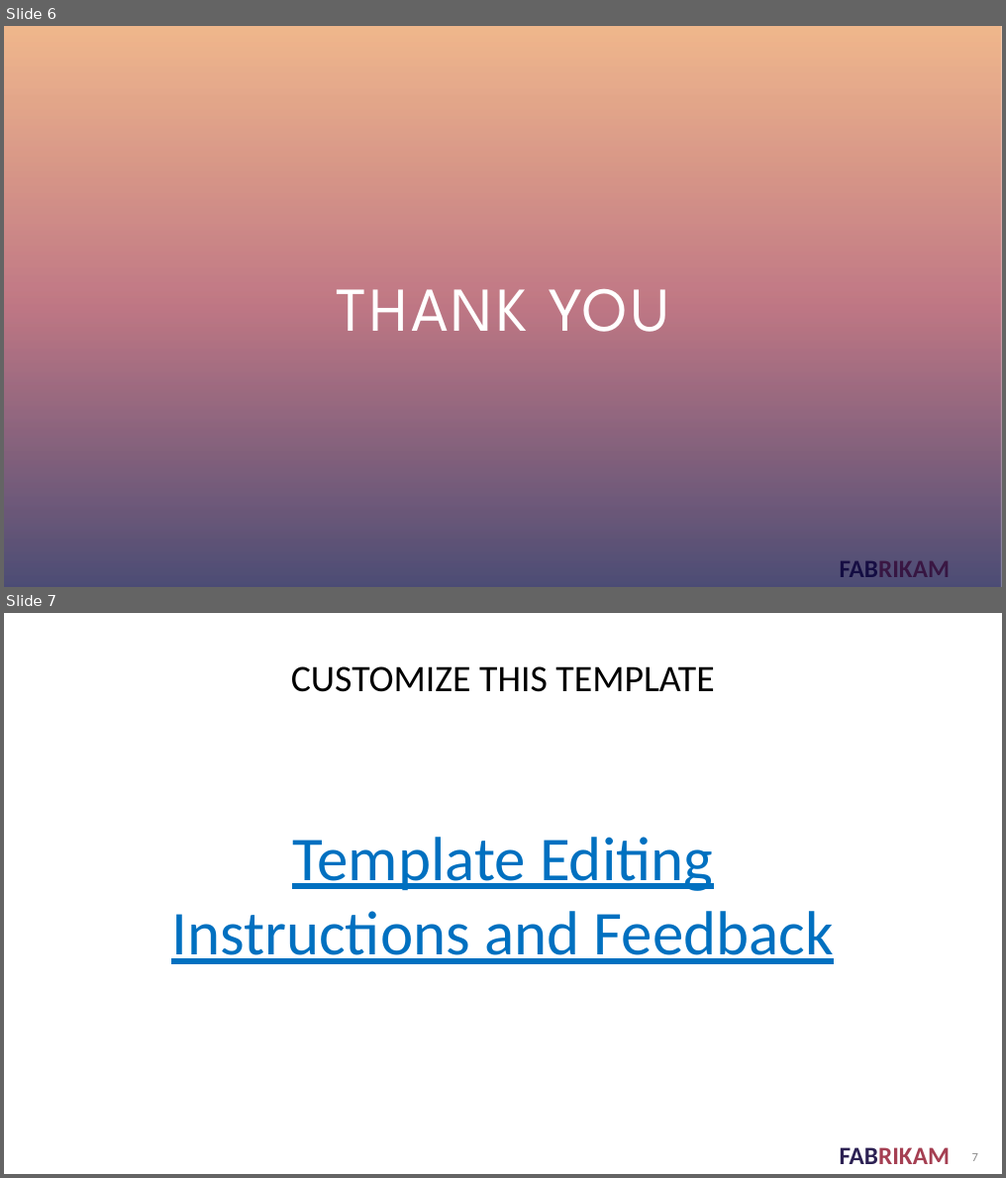
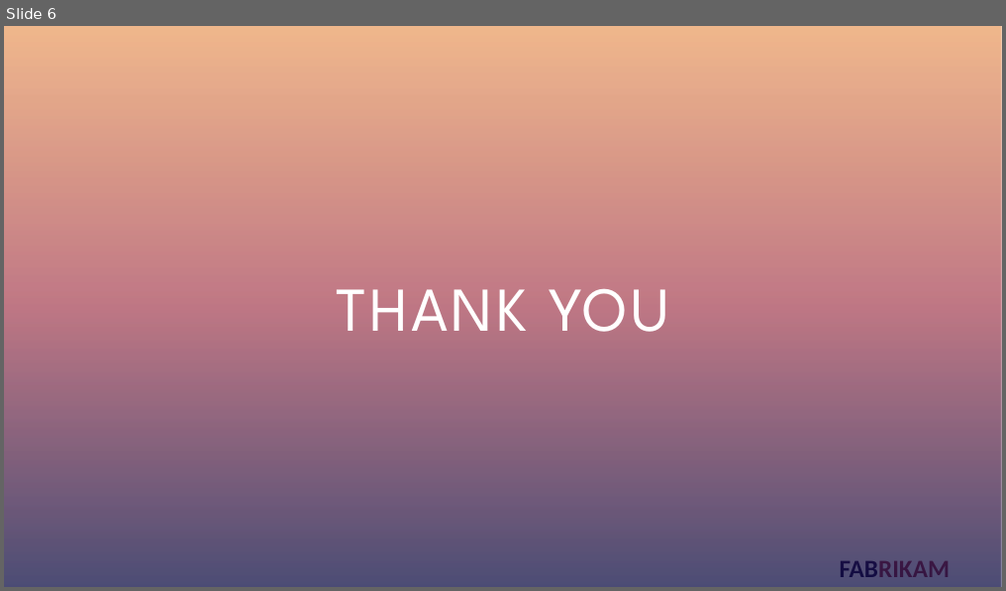
Before and after one commit to Pathfinder-Team/Computing-Project-2019---PathFinder, a slide deck: Documents/Technical Proposal - Due 21-10-19/PathFinder_presentation.pptx. Shown one above the other, each under a label of ours: slides 6 and 7 before the commit, slide 6 after it. The pictures are 1006x1178 and 1006x591 pixels, drawn with LibreOffice and Linux fonts; fonts in the diff are those of the drawing; background and template pictures are left out. Boxes give left, top, right and bottom in pixels: in the first picture for what was removed or moved away, otherwise in the second. Text is boxed around its words. In the diff, an @@ line names an element or a change of style, - is before the commit and + after.

Commit message:
update

```diff
--- a/Documents/Technical Proposal - Due 21-10-19/PathFinder_presentation.pptx
+++ b/Documents/Technical Proposal - Due 21-10-19/PathFinder_presentation.pptx
@@ slide 7 removed at [4, 613, 1002, 1174], background #FFFFFF; not listed: 1 template element that a slide beside it also shows @@
@@ title removed at [291, 666, 714, 692] @@
-CUSTOMIZE THIS TEMPLATE
@@ text removed at [171, 837, 834, 964] @@
-Template Editing Instructions and Feedback
@@ page number removed at [972, 1154, 978, 1161] @@
-7
```
